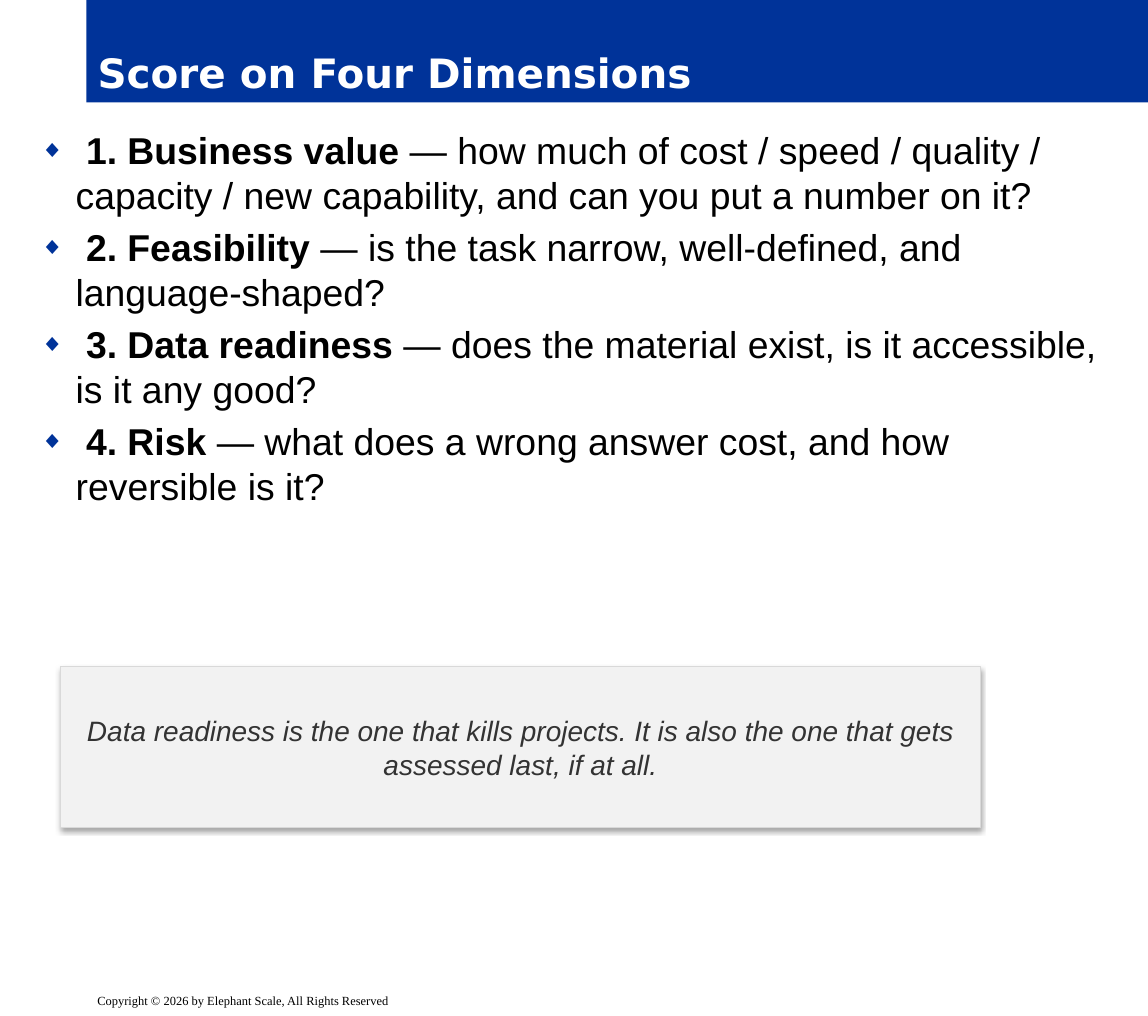
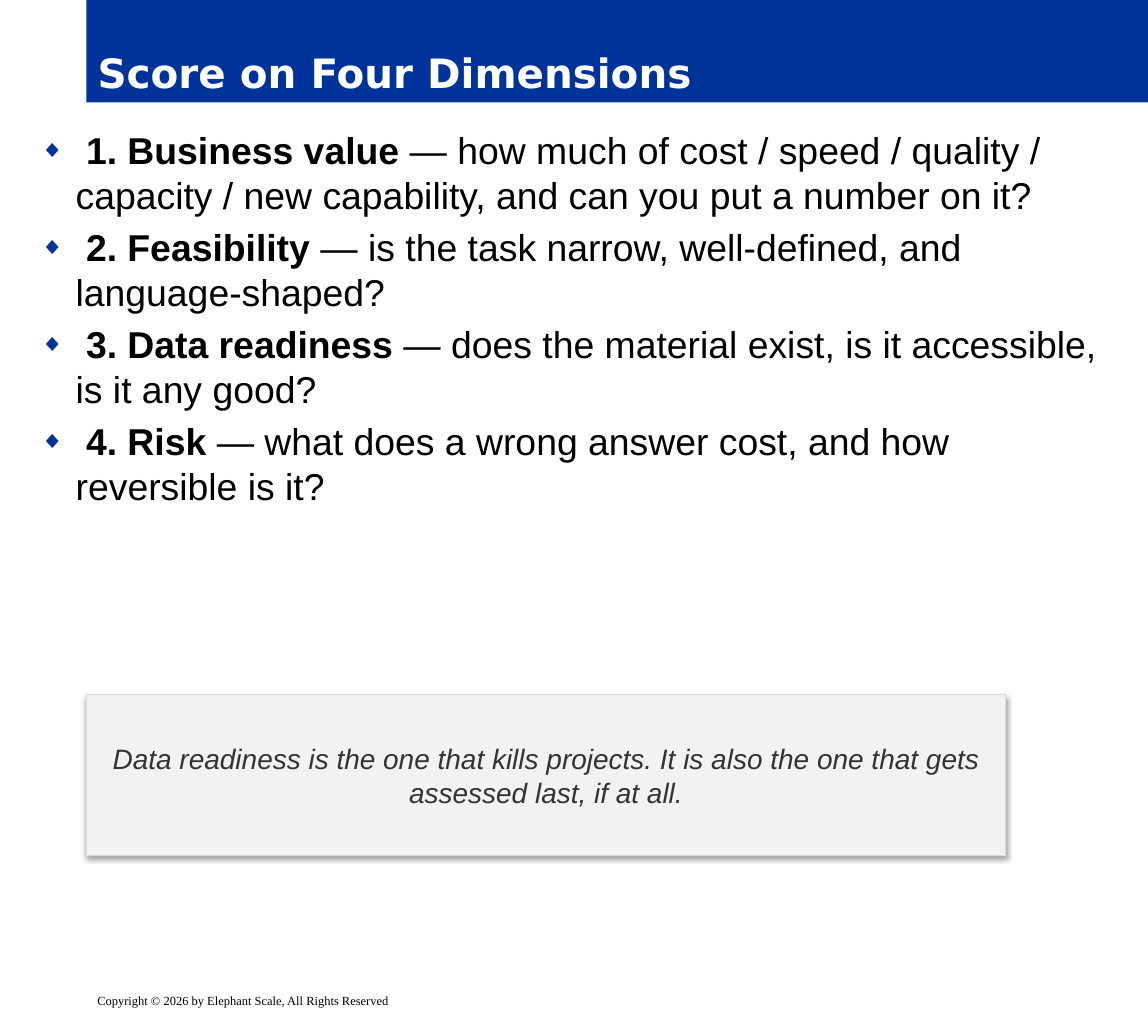
Before and after one commit to elephantscale/AI-for-business-leaders, a slide deck: slide 18 of slides/release/04-use-cases.pptx (slide 16 before the commit). Drawn at 1148x1016 pixels with LibreOffice and Linux fonts; fonts in the diff are those of the drawing; background and template pictures are left out. Boxes give left, top, right and bottom in pixels: in the first picture for what was removed or moved away, otherwise in the second. Text is boxed around its words. In the diff, an @@ line names an element or a change of style, - is before the commit and + after.

```diff
--- a/slides/release/04-use-cases.pptx
+++ b/slides/release/04-use-cases.pptx
@@ rectangle "Data readiness is the one ...": place and size @@
-rectangle "Data readiness is the one ..." at <box>60,666,980,828</box>
+rectangle "Data readiness is the one ..." at <box>86,694,1006,856</box>
```
Also in this commit, not shown: 6 other slides changed, 2 slides added, 5 other files.
